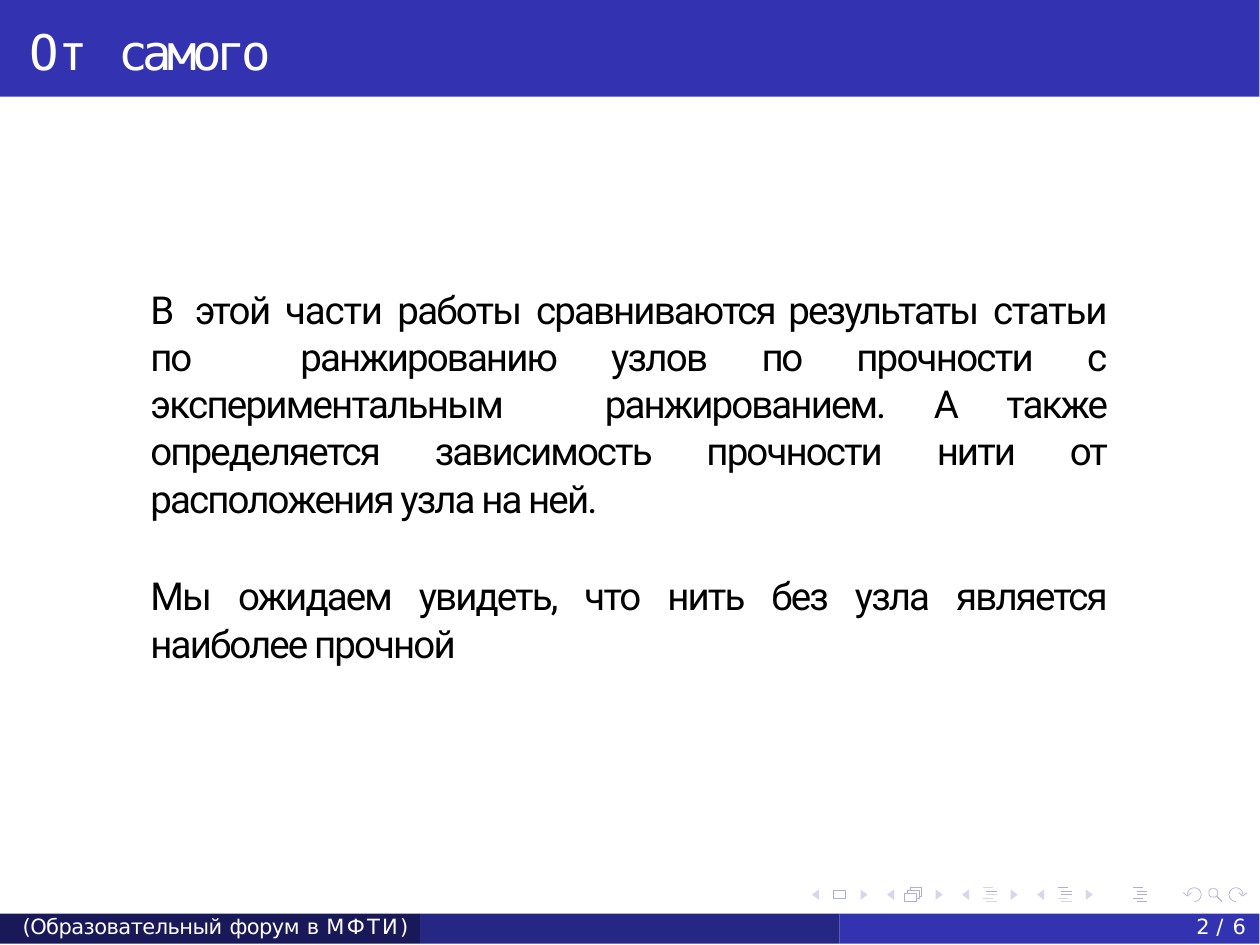
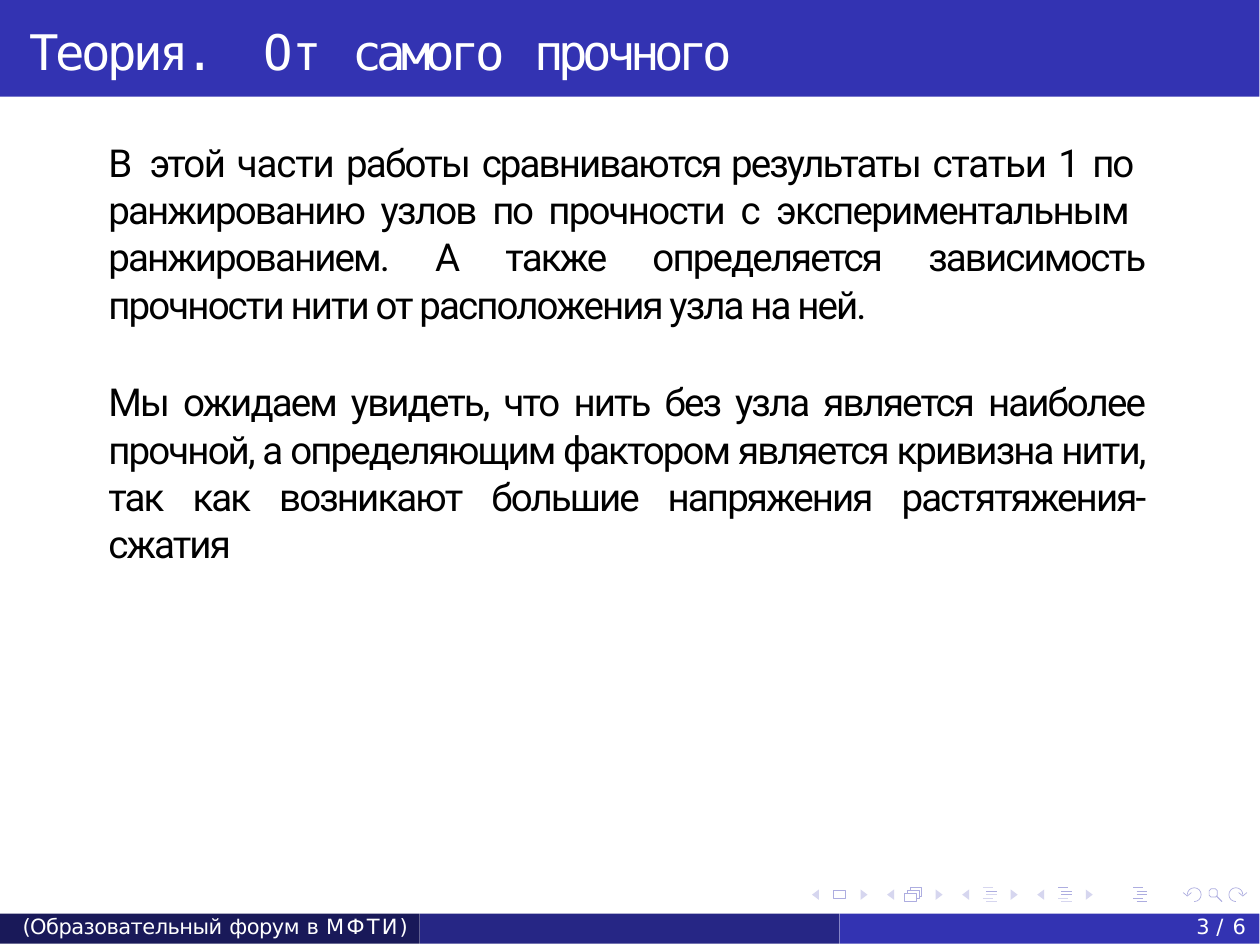
Before and after one commit to artemovchinnikovv/physhack, a slide deck: slide 3 of pres.pptx (slide 2 before the commit). Drawn at 1260x945 pixels with LibreOffice and Linux fonts; fonts in the diff are those of the drawing. Boxes give left, top, right and bottom in pixels: in the first picture for what was removed or moved away, otherwise in the second. Text is boxed around its words. In the diff, an @@ line names an element or a change of style, - is before the commit and + after.

```diff
--- a/pres.pptx
+++ b/pres.pptx
@@ title at (x1=30, y1=33, x2=732, y2=80): text changed @@
-От самого прочного
+Теория. От самого прочного
@@ text at (x1=108, y1=147, x2=1147, y2=559): text changed @@
-В этой части работы сравниваются результаты статьи по ранжированию узлов по прочности с экспериментальным ранжированием. А также определяется зависимость прочности нити от расположения узла на ней.
-Мы ожидаем увидеть, что нить без узла является наиболее прочной
+В этой части работы сравниваются результаты статьи 1 по ранжированию узлов по прочности с экспериментальным ранжированием. А также определяется зависимость прочности нити от расположения узла на ней.
+Мы ожидаем увидеть, что нить без узла является наиболее прочной, а определяющим фактором является кривизна нити, так как возникают большие напряжения растятяжения-сжатия
@@ freeform shape at (x1=839, y1=914, x2=1259, y2=944): outline redrawn @@
@@ page number removed at (x1=1196, y1=918, x2=1246, y2=935) @@
-2 / 6
@@ page number added at (x1=1196, y1=918, x2=1246, y2=935), 12 pt, text #FFFFFF @@
+3 / 6
```
Also in this commit, not shown: 5 other slides changed, 16 slides added, 1 slide removed.
